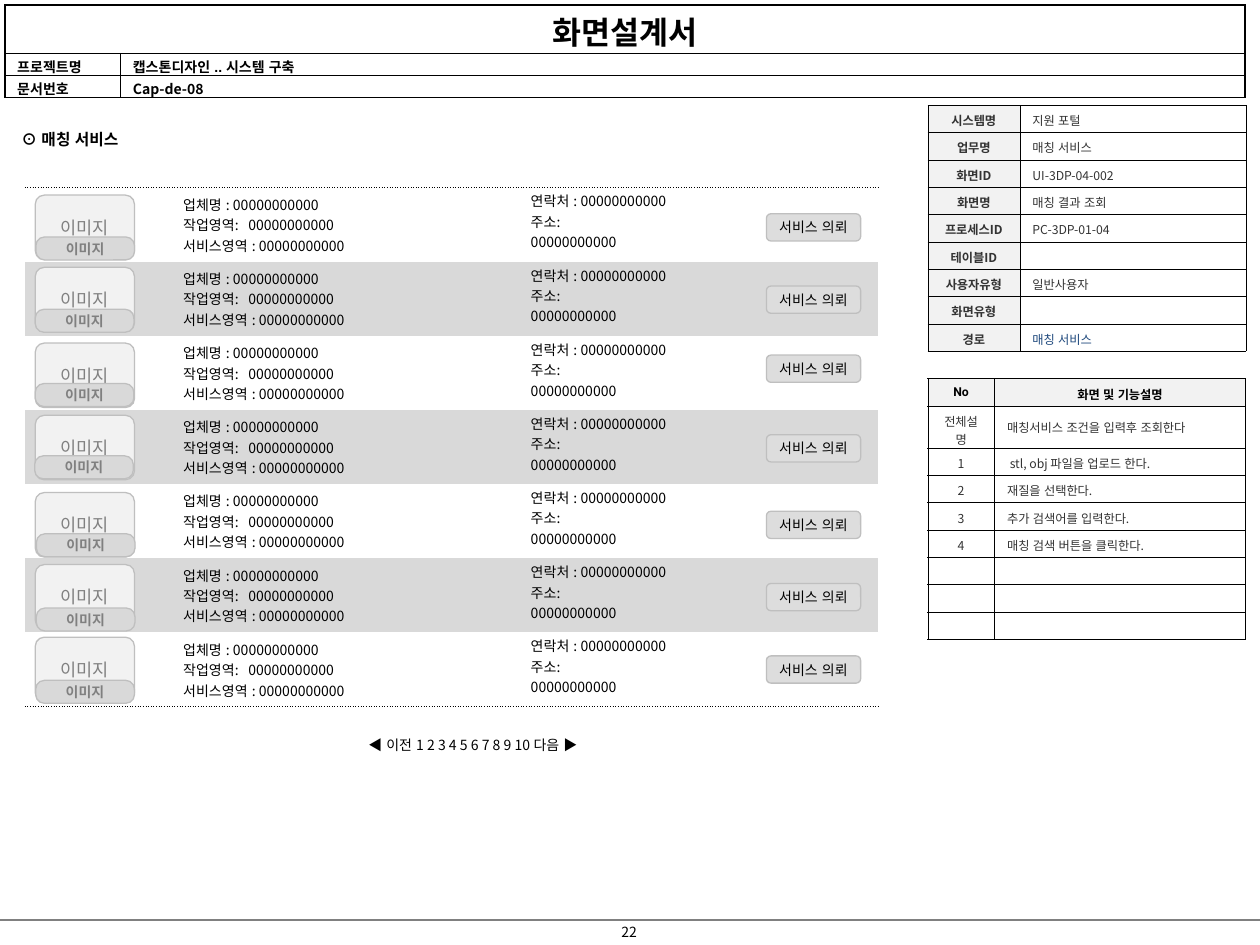
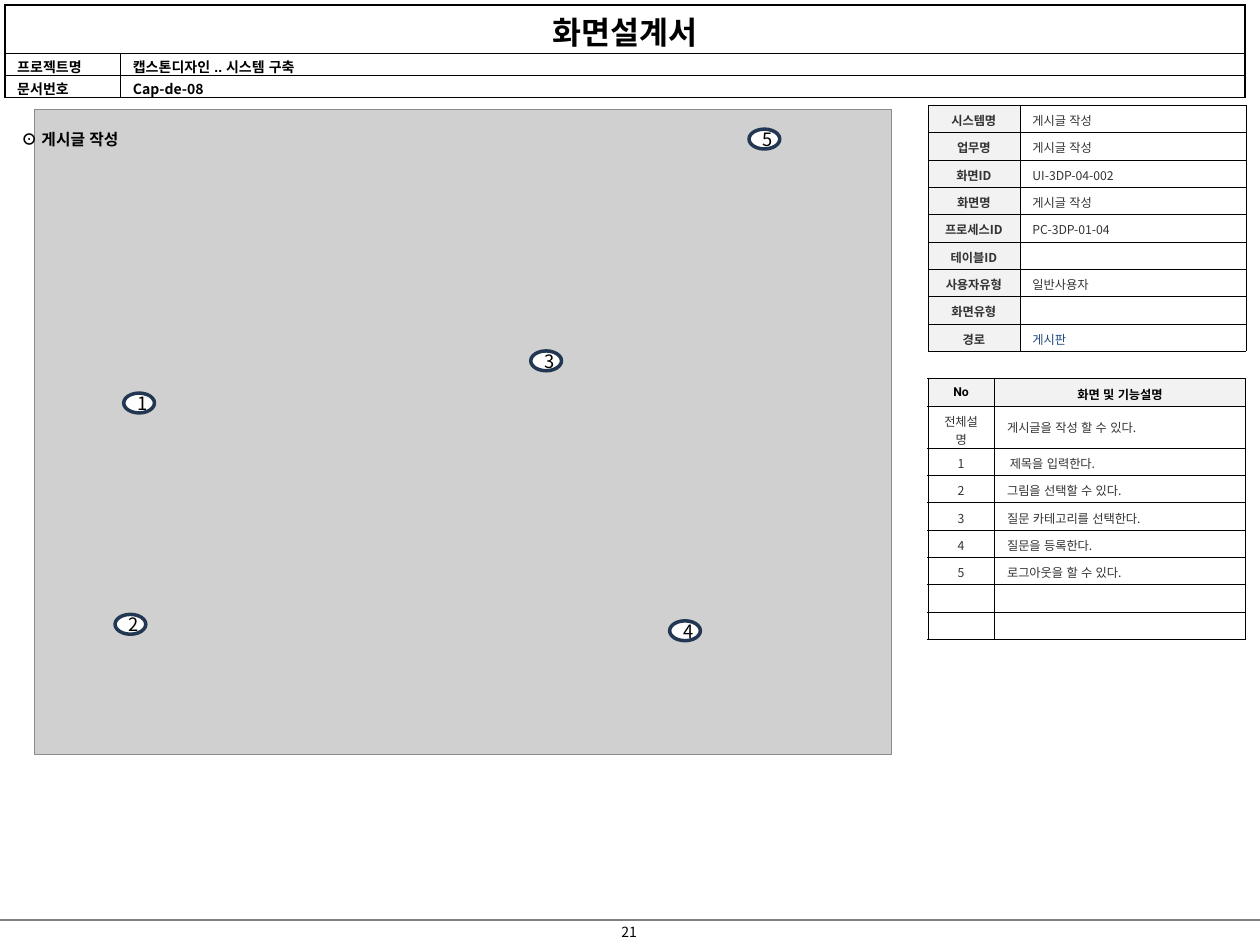
Before and after one commit to jiyong706/debug, a slide deck: slide 21 of debug 산출물/화면 설계서/2024_05_22화면설계서-V0.1.2.pptx (slide 22 before the commit). Drawn at 1260x945 pixels with LibreOffice and Linux fonts; fonts in the diff are those of the drawing; grey boxes stand for pictures. Boxes give left, top, right and bottom in pixels: in the first picture for what was removed or moved away, otherwise in the second. Text is boxed around its words. In the diff, an @@ line names an element or a change of style, - is before the commit and + after.

```diff
--- a/debug 산출물/화면 설계서/2024_05_22화면설계서-V0.1.2.pptx
+++ b/debug 산출물/화면 설계서/2024_05_22화면설계서-V0.1.2.pptx
@@ picture added at (35,110,892,755) @@
@@ table at (927,106,1246,352) @@
-row 1, column 2: 지원 포털
+row 1, column 2: 게시글 작성
-row 2, column 2: 매칭 서비스
+row 2, column 2: 게시글 작성
-row 4, column 2: 매칭 결과 조회
+row 4, column 2: 게시글 작성
-row 9, column 2: 매칭 서비스
+row 9, column 2: 게시판
@@ text at (41,131,118,147): text changed @@
-⊙ 매칭 서비스
+⊙ 게시글 작성
@@ ellipse added at (748,130,779,150), fill #FFFFFF, outline #233953 2 pt, 10.5 pt, text #000000 @@
+5
@@ table removed at (25,188,879,707), 7 rows, 4 columns @@
- | 업체명 : 00000000000 / 작업영역: 00000000000 / 서비스영역 : 00000000000 | 연락처 : 00000000000 / 주소: / 00000000000 | 
- | 업체명 : 00000000000 / 작업영역: 00000000000 / 서비스영역 : 00000000000 | 연락처 : 00000000000 / 주소: / 00000000000 | 
- | 업체명 : 00000000000 / 작업영역: 00000000000 / 서비스영역 : 00000000000 | 연락처 : 00000000000 / 주소: / 00000000000 | 
- | 업체명 : 00000000000 / 작업영역: 00000000000 / 서비스영역 : 00000000000 | 연락처 : 00000000000 / 주소: / 00000000000 | 
- | 업체명 : 00000000000 / 작업영역: 00000000000 / 서비스영역 : 00000000000 | 연락처 : 00000000000 / 주소: / 00000000000 | 
- | 업체명 : 00000000000 / 작업영역: 00000000000 / 서비스영역 : 00000000000 | 연락처 : 00000000000 / 주소: / 00000000000 | 
- | 업체명 : 00000000000 / 작업영역: 00000000000 / 서비스영역 : 00000000000 | 연락처 : 00000000000 / 주소: / 00000000000 | 
@@ rounded rectangle removed at (35,195,135,260) @@
-이미지
@@ rounded rectangle removed at (35,237,134,260) @@
-이미지
@@ rounded rectangle removed at (766,214,861,242) @@
-서비스 의뢰
@@ rounded rectangle removed at (35,267,135,331) @@
-이미지
@@ rounded rectangle removed at (766,286,861,314) @@
-서비스 의뢰
@@ rounded rectangle removed at (35,309,134,331) @@
-이미지
@@ rounded rectangle removed at (35,343,135,407) @@
-이미지
@@ ellipse added at (530,352,561,372), fill #FFFFFF, outline #233953 2 pt, 10.5 pt, text #000000 @@
+3
@@ rounded rectangle removed at (766,355,861,383) @@
-서비스 의뢰
@@ rounded rectangle removed at (35,383,134,406) @@
-이미지
@@ table at (927,379,1245,640) @@
-row 2: 전체설명 | 매칭서비스 조건을 입력후 조회한다
-row 3: 1 | stl, obj 파일을 업로드 한다.
-row 4: 2 | 재질을 선택한다.
-row 5: 3 | 추가 검색어를 입력한다.
-row 6: 4 | 매칭 검색 버튼을 클릭한다.
+row 2: 전체설명 | 게시글을 작성 할 수 있다.
+row 3: 1 | 제목을 입력한다.
+row 4: 2 | 그림을 선택할 수 있다.
+row 5: 3 | 질문 카테고리를 선택한다.
+row 6: 4 | 질문을 등록한다.
+row 7: 5 | 로그아웃을 할 수 있다.
-row 9:  | 
@@ rounded rectangle removed at (35,416,135,480) @@
-이미지
@@ ellipse added at (123,393,154,413), fill #FFFFFF, outline #233953 2 pt, 10.5 pt, text #000000 @@
+1
@@ rounded rectangle removed at (766,435,861,462) @@
-서비스 의뢰
@@ rounded rectangle removed at (35,456,134,479) @@
-이미지
@@ rounded rectangle removed at (35,493,135,557) @@
-이미지
@@ rounded rectangle removed at (37,534,135,557) @@
-이미지
@@ rounded rectangle removed at (766,512,861,539) @@
-서비스 의뢰
@@ rounded rectangle removed at (35,564,135,629) @@
-이미지
@@ rounded rectangle removed at (766,583,861,611) @@
-서비스 의뢰
@@ rounded rectangle removed at (37,609,135,631) @@
-이미지
@@ ellipse added at (115,615,145,635), fill #FFFFFF, outline #233953 2 pt, 10.5 pt, text #000000 @@
+2
@@ ellipse added at (669,621,699,641), fill #FFFFFF, outline #233953 2 pt, 10.5 pt, text #000000 @@
+4
@@ rounded rectangle removed at (35,638,135,702) @@
-이미지
@@ rounded rectangle removed at (766,656,861,684) @@
-서비스 의뢰
@@ rounded rectangle removed at (35,680,134,703) @@
-이미지
@@ text removed at (386,738,560,751) @@
-◀ 이전 1 2 3 4 5 6 7 8 9 10 다음 ▶
@@ page number at (621,926,637,937): text changed @@
-22
+21
```
Also in this commit, not shown: 16 other slides changed, 2 slides added, 2 slides removed.
